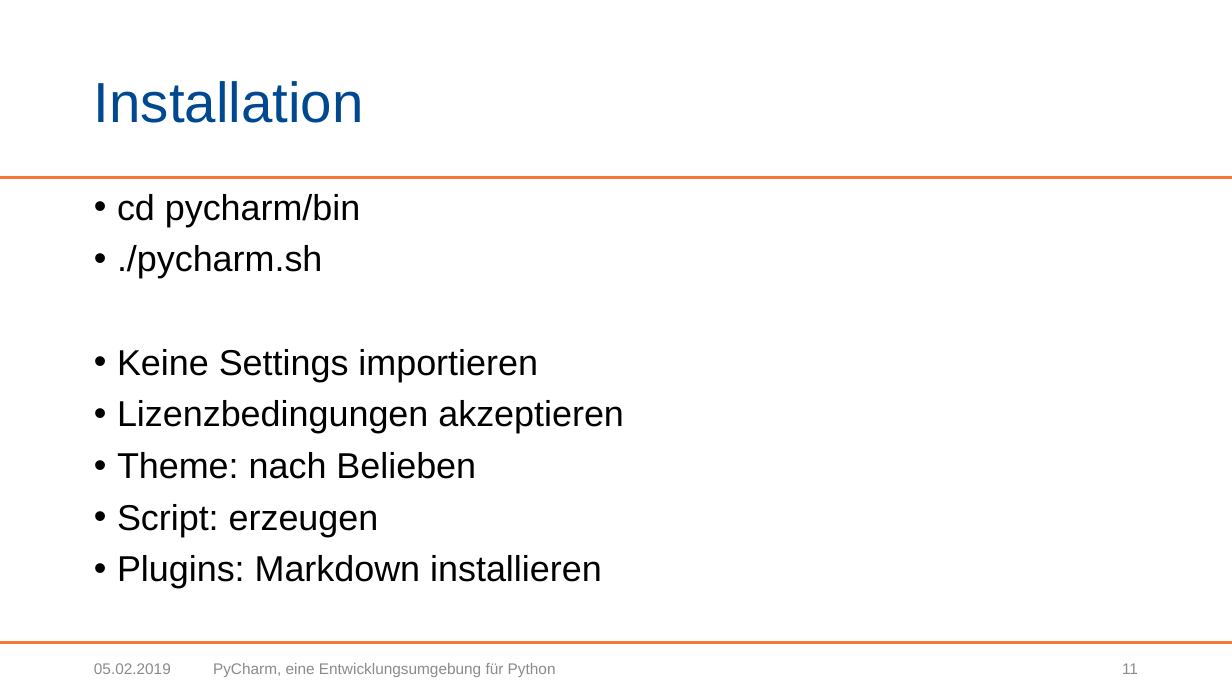
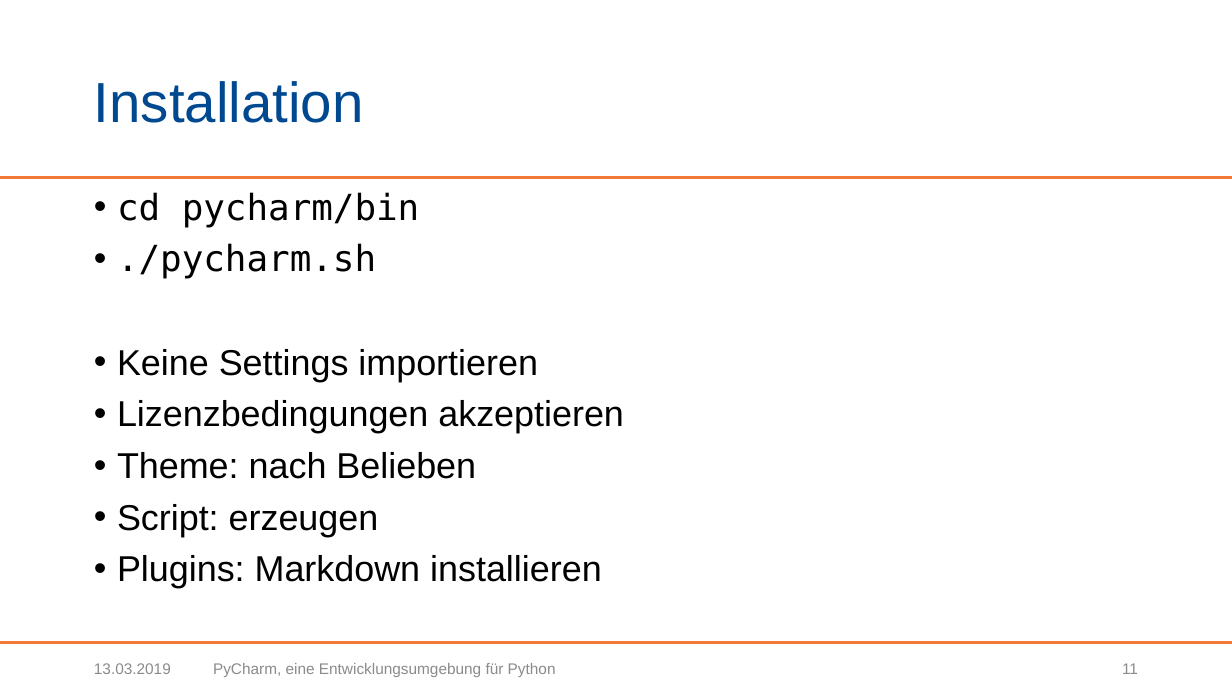
Before and after one commit to BogyMitutoyoCTL/Tetris-Preparation, a slide deck: slide 11 of Präsentationen/Pycharm.pptx. Drawn at 1232x693 pixels with LibreOffice and Linux fonts; fonts in the diff are those of the drawing; background and template pictures are left out. Boxes give left, top, right and bottom in pixels: in the first picture for what was removed or moved away, otherwise in the second. Text is boxed around its words. In the diff, an @@ line names an element or a change of style, - is before the commit and + after.

```diff
--- a/Präsentationen/Pycharm.pptx
+++ b/Präsentationen/Pycharm.pptx
@@ text at [117, 192, 420, 279]: font Arial to DejaVu Sans Mono in "cd pycharm/bin", "./pycharm.sh" @@
@@ text at [94, 663, 171, 674]: text changed @@
-05.02.2019
+13.03.2019
```
Also in this commit, not shown: 26 other slides changed, 2 other files.
